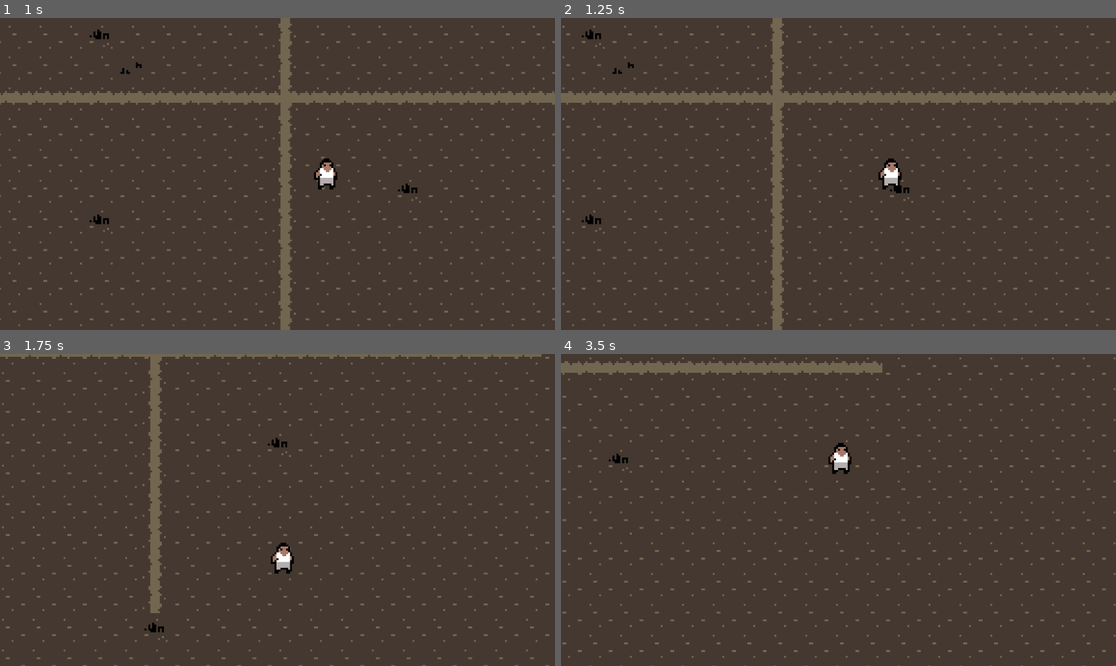
Above: before the commit, frames 1-4 (two rows, left to right).
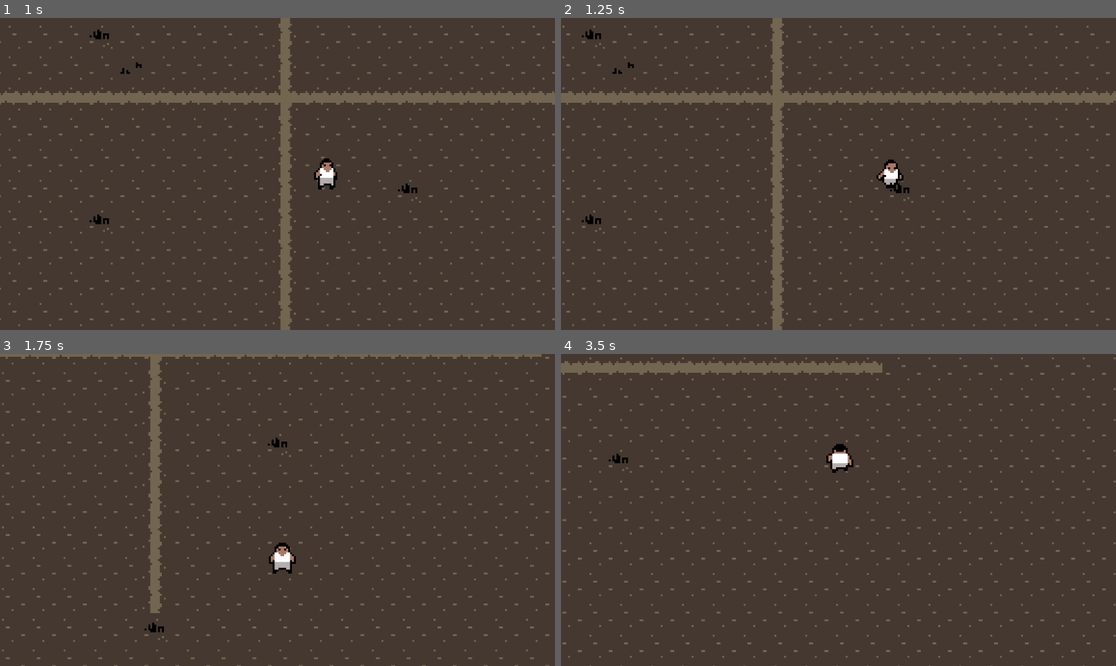
Above: after the commit, the same moments.

Repository: AmosMaddux/RogueZombies
Game: Godot game, scene res://scenes/main.tscn
The game is run twice, just before and just after one commit, with the same random seed, the same clock (stepped at 60 frames per second) and the same inputs.
Inputs:
- Up to frame 1 (1 s): tap Enter at 0.5 s; hold D (walk_right) from 0.53 s (still down)
- Up to frame 2 (1.25 s): keep holding D (walk_right)
- Up to frame 3 (1.75 s): release D (walk_right) at 1.28 s; hold S (walk_down) from 1.28 s (still down)
- Up to frame 4 (3.5 s): release S (walk_down) at 2.03 s; hold D (walk_right) 2.03-2.78 s; hold W (walk_up) from 2.78 s (still down)

Frame 1 is identical in both runs. In frame 2, 0.1% of the frame differs, in the area x 56-62%, y 44-56%; in frame 3, 0.1%; in frame 4, 0.2%, in the area x 47-53%, y 28-39%.

Commit message:
Update player.gd
Added animations to player

Diff:
--- a/scripts/player.gd
+++ b/scripts/player.gd
@@ -1,9 +1,12 @@
 extends CharacterBody2D
 
-@onready var visuals = $Visuals
+@onready var visuals: Node2D = $Visuals
+@onready var animated_sprite: AnimatedSprite2D = $Visuals/AnimatedSprite2D
+
 const SPEED = 150.0
 const JUMP_VELOCITY = -400.0
 
+# Version Control Test
 
 func _physics_process(delta: float) -> void:
 	# Get the input direction and handle the movement/deceleration.
@@ -15,5 +18,20 @@
 	else:
 		velocity = velocity.move_toward(Vector2.ZERO, SPEED)
 
+	#Set Animations
+	if direction.x != 0:
+		animated_sprite.animation = "walk_right" if (direction.x > 0) else "walk_left"
+		visuals.scale.x = 1 if (direction.x > 0) else -1
+	elif direction.y != 0:
+		animated_sprite.animation = "walk_up" if direction.y > 0 else "walk_down"
+		visuals.scale.x = 1
+
+
+	if direction != Vector2.ZERO:
+		animated_sprite.play()
+	else:
+		animated_sprite.stop()
+		animated_sprite.frame = 0
+
 
 	move_and_slide()
